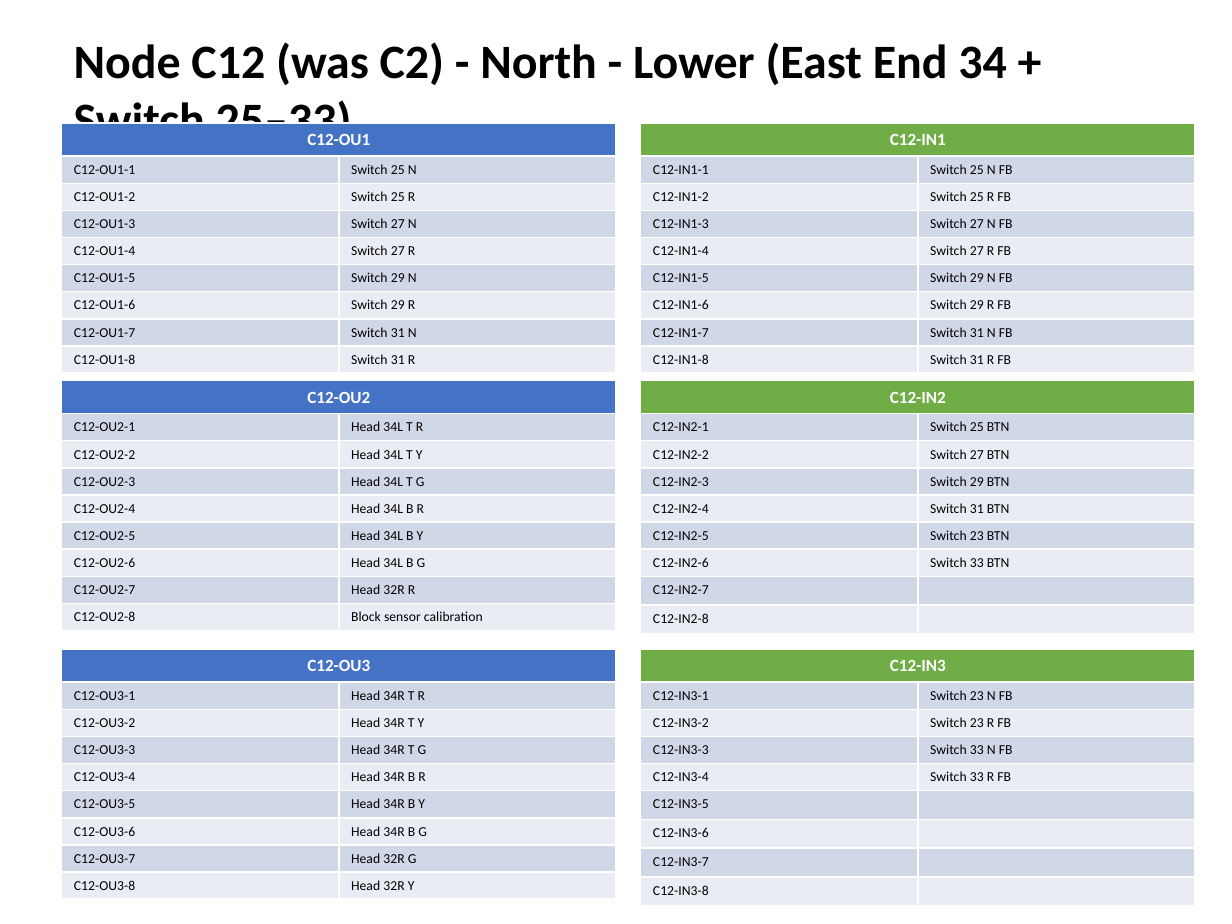
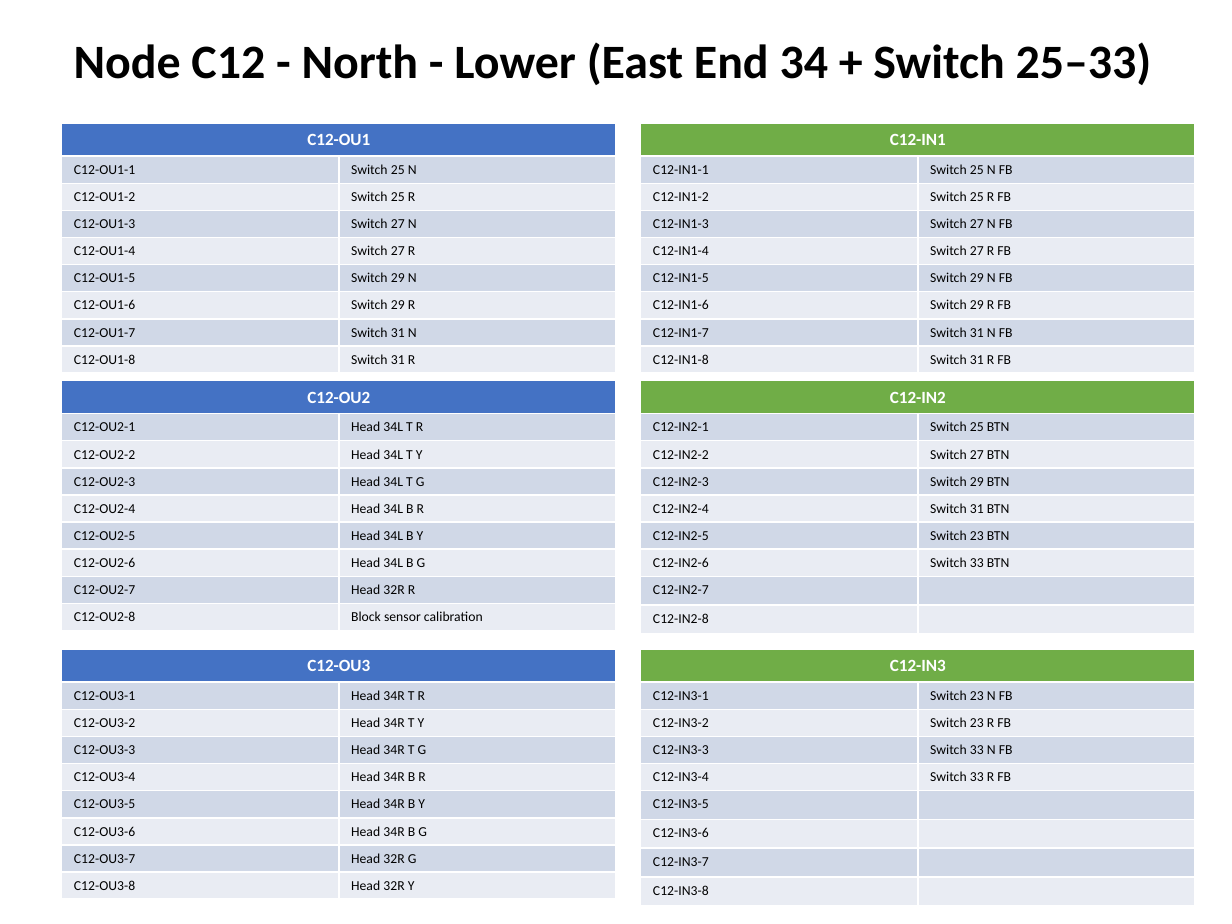
Before and after one commit to lnevo/hart, a slide deck: slide 8 of docs/wiring/Wiring_Schematic.pptx. Drawn at 1232x924 pixels with LibreOffice and Linux fonts; fonts in the diff are those of the drawing. Boxes give left, top, right and bottom in pixels: in the first picture for what was removed or moved away, otherwise in the second. Text is boxed around its words. In the diff, an @@ line names an element or a change of style, - is before the commit and + after.

```diff
--- a/docs/wiring/Wiring_Schematic.pptx
+++ b/docs/wiring/Wiring_Schematic.pptx
@@ text at box(74, 42, 1152, 85): text changed @@
-Node C12 (was C2) - North - Lower (East End 34 + Switch 25–33)
+Node C12 - North - Lower (East End 34 + Switch 25–33)
```
Also in this commit, not shown: 12 other slides changed, 6 other files.
